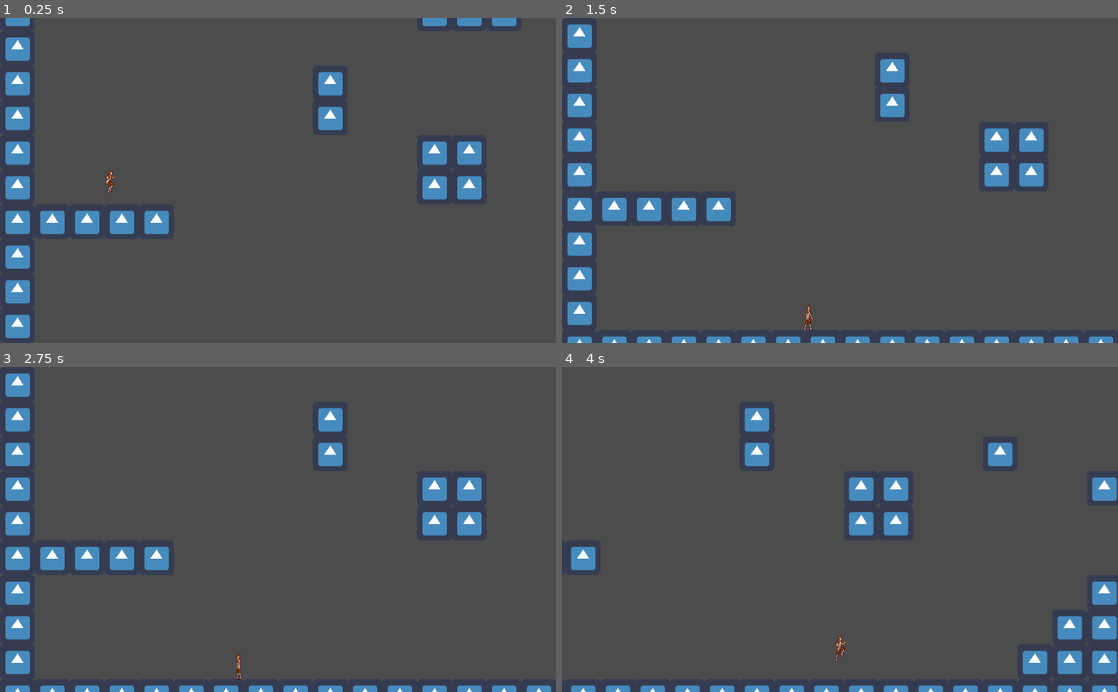
Above: before the commit, frames 1-4 (two rows, left to right).
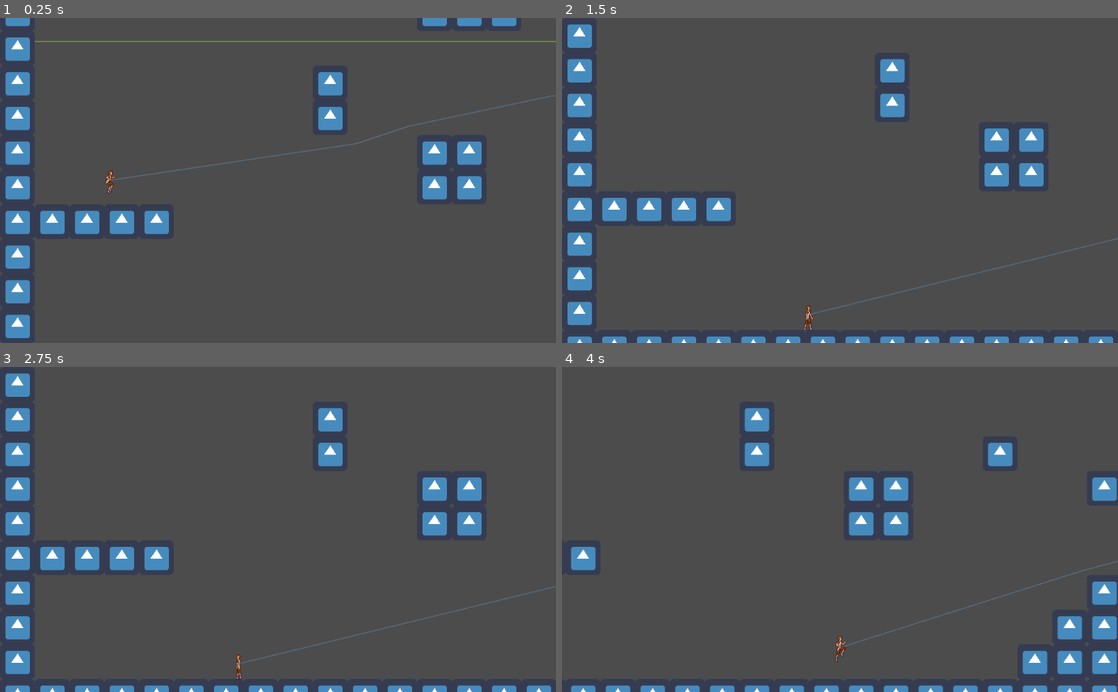
Above: after the commit, the same moments.

Repository: wyemicha/Exercise-04b-Hide-and-Seek
Game: Godot game, scene res://Game.tscn
Two runs of this game, one before a commit and one after it. Both use one fixed random seed, a clock stepped at 60 frames per second and the inputs below. The engine's default icon, where the game draws it, is replaced by a stand-in: a white triangle on a blue panel in a dark square.
Inputs:
- Up to frame 1 (0.25 s): no input
- Up to frame 2 (1.5 s): hold D (right) from 0.53 s (still down); tap W (jump) at 0.77 s
- Up to frame 3 (2.75 s): tap W (jump) at 1.52 s; release D (right) at 2.03 s; hold A (left) from 2.03 s (still down)
- Up to frame 4 (4 s): release A (left) at 2.78 s; hold D (right) from 2.78 s (still down); tap W (jump) at 3.02, 3.77 s

The runs differ from the first frame. In frame 1, 0.7% of the frame differs, in the area x 6-100%, y 7-51%; in frame 2, 0.2%; in frame 3, 0.2%; in frame 4, 0.2%.

Commit message:
Exercise 4b

Diff:
--- /dev/null
+++ b/Enemy/Bat.gd
@@ -0,0 +1,62 @@
+extends KinematicBody2D
+
+var player = null
+onready var ray = $RayCast2D
+export var speed = 350
+export var looking_speed = 25
+var line_of_sight = false
+
+export var looking_color = Color(0.455,0.753,0.988,0.25)
+export var los_color = Color(0.988,0.753,0.455,0.5)
+
+var points = []
+const margin = 1.5
+
+func _ready():
+	position = Vector2(2000,100)
+
+func _physics_process(_delta):
+	var velocity = Vector2.ZERO
+	if player == null:
+		player = get_node_or_null("/root/Game/Player_Container/Player")
+	else:
+		ray.cast_to = ray.to_local(player.global_position)
+		var c = ray.get_collider()
+		line_of_sight = false
+		if c and c.name == "Player":
+			line_of_sight = true
+		points = get_node("/root/Game/Navigation2D").get_simple_path(get_global_position(), player.global_position, true)
+		if points.size() > 1:
+			var distance = points[1] - get_global_position()
+			var direction = distance.normalized()
+			if distance.length() > margin or points.size() > 2:
+				if line_of_sight:
+					velocity = direction*speed
+				else:
+					velocity = direction*looking_speed
+			else:
+				velocity = Vector2(0, 0)
+			move_and_slide(velocity, Vector2(0,0))
+		update()
+
+func _draw():
+	var c = looking_color
+	if line_of_sight:
+		c = los_color
+	if points.size() > 1:
+		var prev_point = get_global_position()
+		for p in points:
+			draw_line(p - get_global_position(), prev_point - get_global_position(), c, 2)
+			prev_point = p
+
+
+func _on_Area2D_body_entered(body):
+	if body.name == 'Player':
+		body.die()
+		queue_free()
+
+
+
+
+func _on_Area2D_body_shape_entered(body_id, body, body_shape, area_shape):
+	pass # Replace with function body.
--- /dev/null
+++ b/Enemy/Bat.tscn
@@ -0,0 +1,52 @@
+[gd_scene load_steps=9 format=2]
+
+[ext_resource path="res://Assets/bat.png" type="Texture" id=1]
+[ext_resource path="res://Enemy/Bat.gd" type="Script" id=2]
+
+[sub_resource type="AtlasTexture" id=1]
+flags = 4
+atlas = ExtResource( 1 )
+region = Rect2( 0, 0, 48, 48 )
+
+[sub_resource type="AtlasTexture" id=2]
+flags = 4
+atlas = ExtResource( 1 )
+region = Rect2( 48, 0, 48, 48 )
+
+[sub_resource type="AtlasTexture" id=3]
+flags = 4
+atlas = ExtResource( 1 )
+region = Rect2( 96, 0, 48, 48 )
+
+[sub_resource type="SpriteFrames" id=4]
+animations = [ {
+"frames": [ SubResource( 1 ), SubResource( 2 ), SubResource( 3 ) ],
+"loop": true,
+"name": "default",
+"speed": 5.0
+} ]
+
+[sub_resource type="CircleShape2D" id=5]
+
+[sub_resource type="CircleShape2D" id=6]
+radius = 25.0
+
+[node name="Bat" type="KinematicBody2D"]
+script = ExtResource( 2 )
+
+[node name="AnimatedSprite" type="AnimatedSprite" parent="."]
+frames = SubResource( 4 )
+frame = 2
+playing = true
+
+[node name="CollisionShape2D" type="CollisionShape2D" parent="."]
+shape = SubResource( 5 )
+
+[node name="Area2D" type="Area2D" parent="."]
+
+[node name="CollisionShape2D" type="CollisionShape2D" parent="Area2D"]
+shape = SubResource( 6 )
+
+[node name="RayCast2D" type="RayCast2D" parent="."]
+enabled = true
+[connection signal="body_shape_entered" from="Area2D" to="." method="_on_Area2D_body_shape_entered"]
--- a/Enemy/Enemy_Container.gd
+++ b/Enemy/Enemy_Container.gd
@@ -1 +1,9 @@
 extends Node2D
+
+onready var Bat = load("res://Enemy/Bat.tscn")
+
+func _physics_process(_delta):
+	if not has_node("Bat"):
+		var bat = Bat.instance()
+		add_child(bat)
+		bat.name = 'Bat'
--- a/Game.tscn
+++ b/Game.tscn
@@ -1,19 +1,20 @@
-[gd_scene load_steps=9 format=2]
+[gd_scene load_steps=10 format=2]
 
 [ext_resource path="res://icon.png" type="Texture" id=1]
+[ext_resource path="res://Enemy/Turret.tscn" type="PackedScene" id=2]
 [ext_resource path="res://Enemy/Enemy_Container.gd" type="Script" id=4]
 [ext_resource path="res://Player/Player_Container.gd" type="Script" id=12]
 
-[sub_resource type="OccluderPolygon2D" id=7]
+[sub_resource type="OccluderPolygon2D" id=1]
 polygon = PoolVector2Array( 64, 64, 0, 64, 0, 0, 64, 0 )
 
-[sub_resource type="ConvexPolygonShape2D" id=8]
+[sub_resource type="ConvexPolygonShape2D" id=2]
 points = PoolVector2Array( 64, 64, 0, 64, 0, 0, 64, 0 )
 
-[sub_resource type="ConvexPolygonShape2D" id=10]
+[sub_resource type="ConvexPolygonShape2D" id=3]
 points = PoolVector2Array( 0, 0, 64, 0, 64, 64, 0, 64 )
 
-[sub_resource type="TileSet" id=9]
+[sub_resource type="TileSet" id=4]
 0/name = "icon.png 0"
 0/texture = ExtResource( 1 )
 0/tex_offset = Vector2( 0, 0 )
@@ -72,3 +73,16 @@
 
 [node name="Enemy_Container" type="Node2D" parent="."]
 script = ExtResource( 4 )
+
+[node name="Turret" parent="Enemy_Container" instance=ExtResource( 2 )]
+position = Vector2( 1630, 20 )
+rotation = 3.14159
+
+[node name="Turret2" parent="Enemy_Container" instance=ExtResource( 2 )]
+position = Vector2( 2372, 312 )
+
+[node name="Turret3" parent="Enemy_Container" instance=ExtResource( 2 )]
+position = Vector2( 2922, 404 )
+
+[node name="Turret4" parent="Enemy_Container" instance=ExtResource( 2 )]
+position = Vector2( 3356, 84 )
Not shown: 2 places in Game.tscn that only renumber resources
